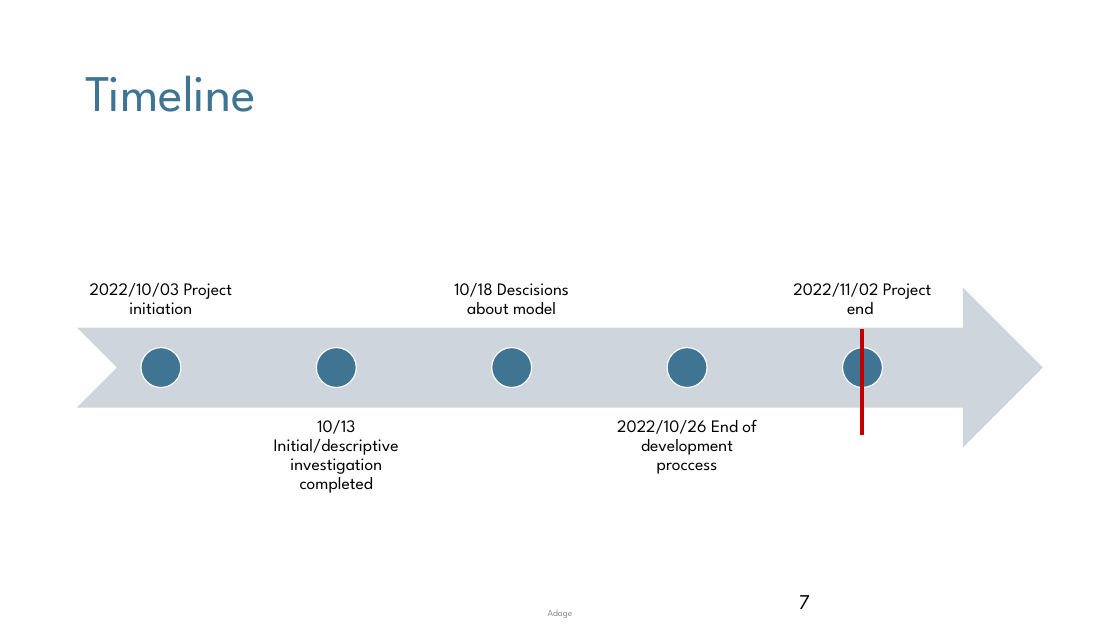
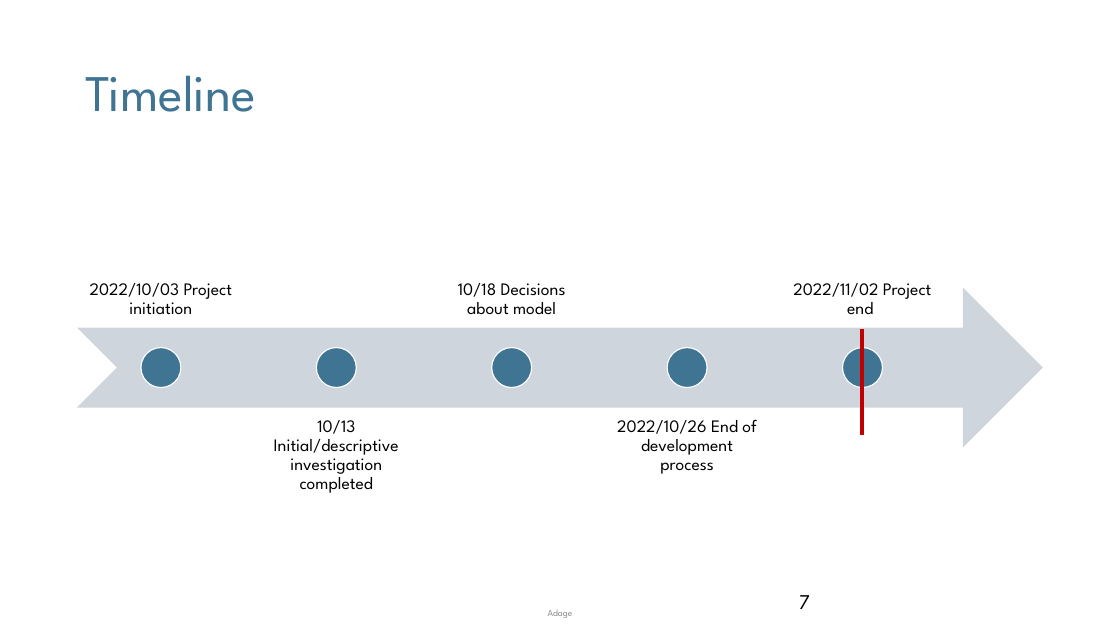
Before and after one commit to mnikolop/case1-bank, a slide deck: slide 7 of presentations/Deliverable.pptx. Drawn at 1120x630 pixels with LibreOffice and Linux fonts; fonts in the diff are those of the drawing; background and template pictures are left out. Boxes give left, top, right and bottom in pixels: in the first picture for what was removed or moved away, otherwise in the second. Text is boxed around its words. In the diff, an @@ line names an element or a change of style, - is before the commit and + after.

```diff
--- a/presentations/Deliverable.pptx
+++ b/presentations/Deliverable.pptx
@@ text at (458, 283, 566, 315): text changed @@
-10/18 Descisions about model
+10/18 Decisions about model
@@ text at (617, 419, 756, 474): text changed @@
-2022/10/26 End of development proccess
+2022/10/26 End of development process
```
Also in this commit, not shown: 8 other slides changed, 5 slides added, 1 slide removed, 3 other files.
